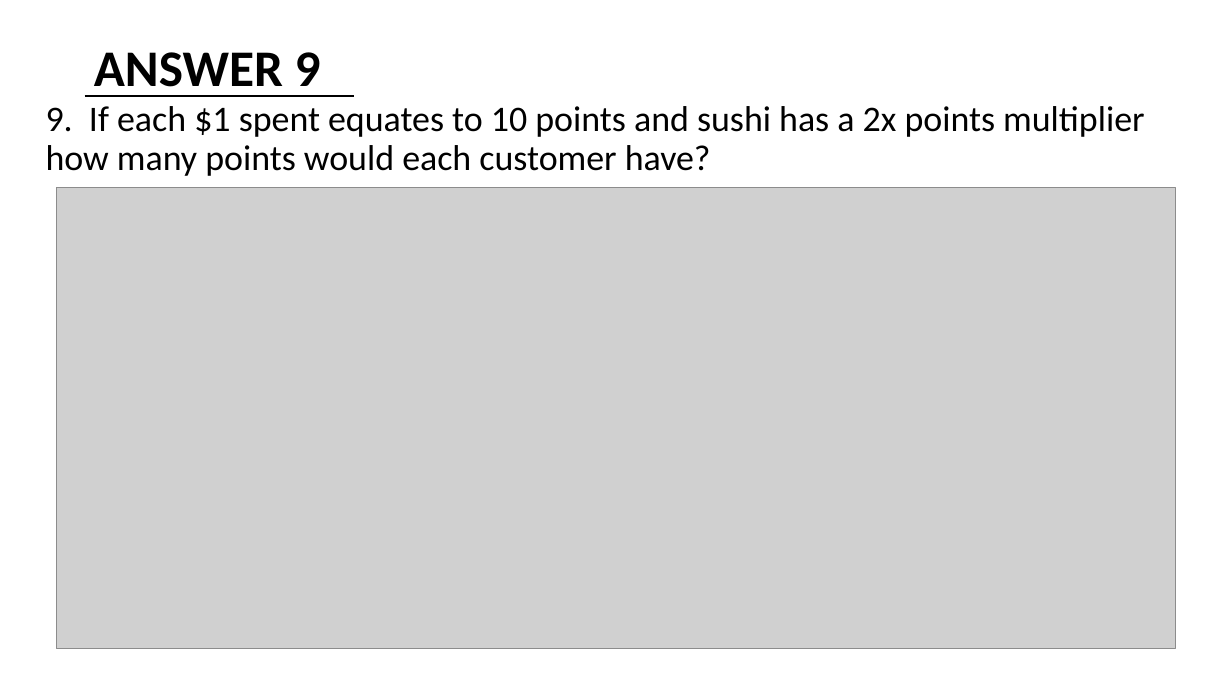
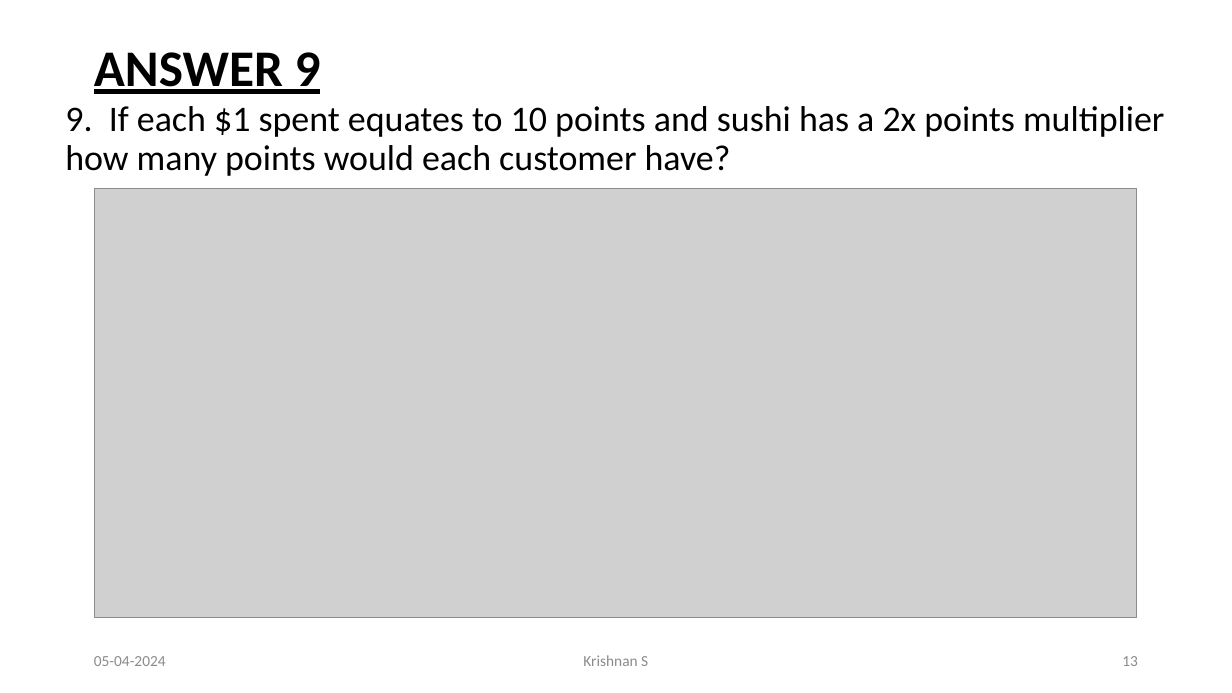
Before and after one commit to Krishnann-s/8-Week-SQL-Challenge, a slide deck: slide 13 of Case Study 1/Case Study 1# Dannys Dinner.pptx. Drawn at 1232x693 pixels with LibreOffice and Linux fonts; fonts in the diff are those of the drawing; grey boxes stand for pictures. Boxes give left, top, right and bottom in pixels: in the first picture for what was removed or moved away, otherwise in the second. Text is boxed around its words. In the diff, an @@ line names an element or a change of style, - is before the commit and + after.

```diff
--- a/Case Study 1/Case Study 1# Dannys Dinner.pptx
+++ b/Case Study 1/Case Study 1# Dannys Dinner.pptx
@@ title "ANSWER 9" at (94,52,321,94): underline on @@
@@ text "9. If each $1 spent ...": place and size @@
-text "9. If each $1 spent ..." at (46,106,1144,176)
+text "9. If each $1 spent ..." at (65,106,1164,176)
@@ line removed from (85, 96) to (354, 96) @@
@@ picture: place and size @@
-picture at (56,188,1176,649)
+picture at (94,189,1137,618)
@@ text added at (94,656,166,666), 12 pt, text #8C8C8C @@
+05-04-2024
@@ text added at (583,655,648,666), 12 pt, text #8C8C8C @@
+Krishnan S
@@ page number added at (1122,656,1138,666), 12 pt, text #8C8C8C @@
+13
```
Also in this commit, not shown: 15 other slides changed, 7 other files.
